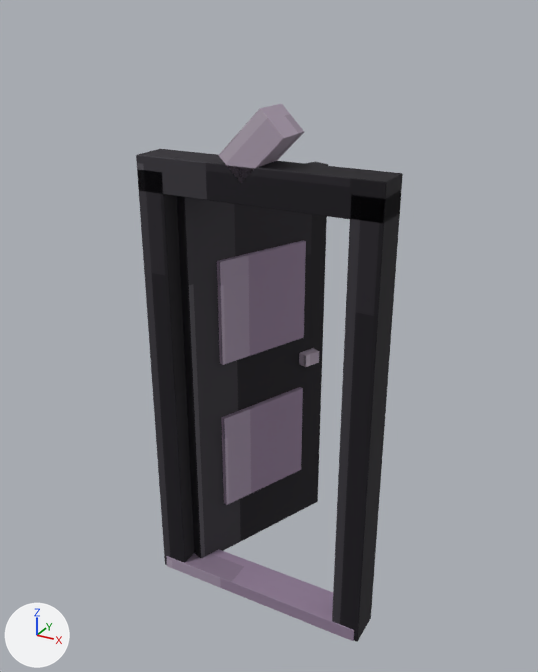
The Blender file art/props-3d/props/mansion/source/gothic_room_door.blend, before and after one commit.
Both versions are drawn from a camera (50 mm lens) standing at (1.53, -2.71, 2.85) and looking at (-0.12, 0.28, 1.35). Lighting does not change. The marker at lower left points along +X, +Y and +Z. The picture after the commit comes second.

In view in the first picture: 'DoorFrameL', 'DoorFrameR', 'DoorFrameTop', 'DoorPanel_1', 'DoorPanel_2', 'DoorSpire', 'OpenDoorLeaf', 'Threshold' and 1 more.
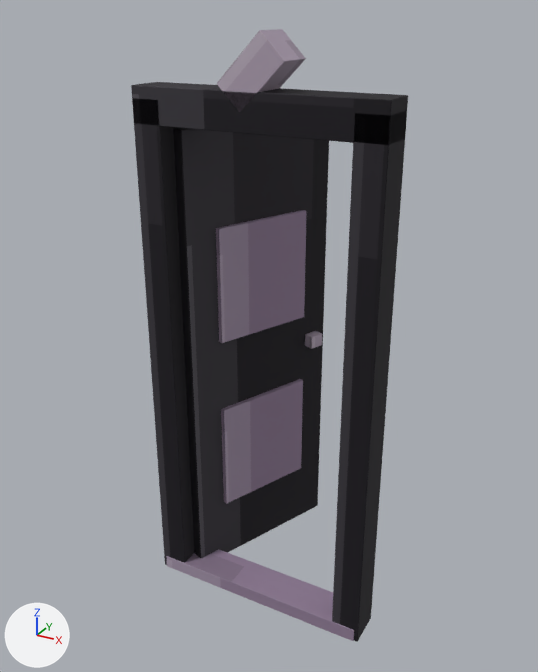
Where the newer file only moved an object's origin or applied its transform, the numbers keep the older frame.

Where the change shows, as pixel boxes (x1, y1, x2, y2) in the pictures (538 x 672 px):
'OpenDoorLeaf', moved, rescaled (9% taller): before (177, 162, 328, 558); after (173, 128, 329, 558)
'DoorFrameTop', moved: before (136, 149, 403, 223); after (131, 82, 408, 145)
'DoorFrameR', rescaled (7% wider, 17% taller): before (332, 190, 401, 642); after (332, 112, 406, 642)
'DoorFrameL', rescaled (9% wider, 18% taller): before (137, 169, 194, 565); after (132, 99, 194, 565)
'DoorPanel_2', moved: before (217, 241, 306, 365); after (216, 210, 306, 343)
'DoorPanel_1', moved: before (221, 387, 303, 505); after (221, 379, 303, 504)
'DoorSpire', moved: before (219, 104, 304, 183); after (217, 29, 306, 112)

The change in detail:
me_cube is used by ob_doorframel; location (-0.51, 0.0, 1.1).
me_cube had 24 vertices, 26 faces and spanned x -0.07..0.07, y -0.09..0.09, z -1.1..1.1.
me_cube now has 24 vertices, 26 faces and spans x -0.07..0.07, y -0.09..0.09, z -1.1..1.4.
me_cube part 1: the whole mesh is scaled about its middle by (1, 1, 1.14), then moved by (0.0, 0.0, 0.15).
me_cube_001 is used by ob_doorframer; location (0.51, 0.0, 1.1).
me_cube_001 had 24 vertices, 26 faces and spanned x -0.07..0.07, y -0.09..0.09, z -1.1..1.1.
me_cube_001 now has 24 vertices, 26 faces and spans x -0.07..0.07, y -0.09..0.09, z -1.1..1.4.
me_cube_001 part 2: the whole mesh is scaled about its middle by (1, 1, 1.14), then moved by (0.0, 0.0, 0.15).
me_cube_004 is used by ob_opendoorleaf; parent ob_doorhinge; location (0.165, 0.408, 1.08); rotation (0.0, 0.0, 1.187), in degrees (0, 0, 68).
me_cube_004 had 24 vertices, 26 faces and spanned x -0.44..0.44, y -0.05..0.05, z -1.04..1.04.
me_cube_004 now has 24 vertices, 26 faces and spans x -0.44..0.44, y -0.05..0.05, z -1.18..1.18.
me_cube_004 part 3: the whole mesh is scaled about its middle by (1, 1, 1.13).
Object 'DoorFrameTop' (ob_doorframetop) moves from (0.0, 0.0, 2.18) to (0.0, 0.0, 2.47).
Object 'OpenDoorLeaf' (ob_opendoorleaf) moves from (0.165, 0.408, 1.08) to (0.165, 0.408, 1.19).
Object 'DoorPanel_1' (ob_doorpanel_1) moves from (0.221, 0.385, 0.63) to (0.221, 0.385, 0.66).
Object 'DoorPanel_2' (ob_doorpanel_2) moves from (0.221, 0.385, 1.48) to (0.221, 0.385, 1.62).
Object 'DoorSpire' (ob_doorspire) moves from (0.0, 0.0, 2.34) to (0.0, 0.0, 2.62).
